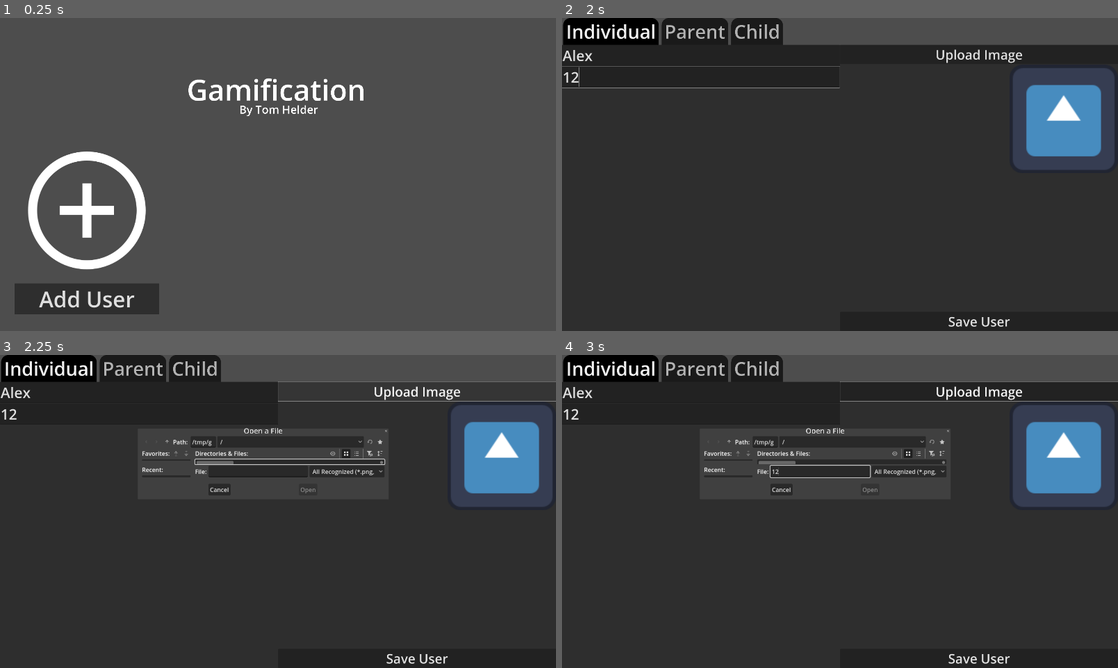
Above: before the commit, frames 1-4 (two rows, left to right).
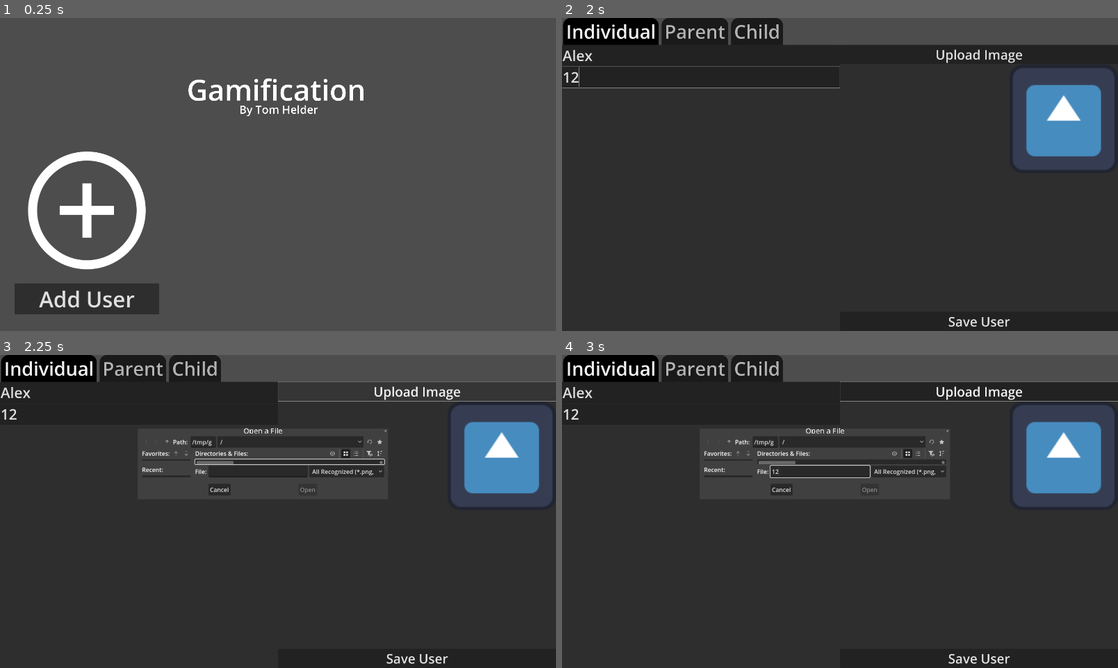
Above: after the commit, the same moments.

Repository: IamTomgamer/Gamification-V3
Game: Godot game, scene res://User Select.tscn
Two runs of this game, one before a commit and one after it. Both use one fixed random seed, a clock stepped at 60 frames per second and the inputs below. The engine's default icon, where the game draws it, is replaced by a stand-in: a white triangle on a blue panel in a dark square.
Inputs (mouse positions are in pixels of both pictures, inside the frame that each line leads up to):
- Up to frame 1 (0.25 s): no input
- Up to frame 2 (2 s): click "Add User" at 0.5 s; click (701, 55) at 1.27 s; type "Alex" at 1.35 s; click (701, 77) at 1.5 s; type "12" at 1.58 s
- Up to frame 3 (2.25 s): click "Upload Image" at 2 s
- Up to frame 4 (3 s): click (817, 470) at 2.77 s; type "12" at 2.85 s

Frames 1-2 are identical in both runs. In frame 3, 0.2% of the frame differs, in the area x 43-70%, y 23-45%; in frame 4, 0.2%.

Commit message:
0.0.4
added "Independant" Role to Info.json

Diff:
--- /dev/null
+++ b/App/IndependantUser.tscn
@@ -0,0 +1,9 @@
+[gd_scene format=3 uid="uid://bl4kgum5peduk"]
+
+[node name="Control" type="Control"]
+layout_mode = 3
+anchors_preset = 15
+anchor_right = 1.0
+anchor_bottom = 1.0
+grow_horizontal = 2
+grow_vertical = 2
--- /dev/null
+++ b/App/Themes/ImagePressed.tres
@@ -0,0 +1,4 @@
+[gd_resource type="StyleBoxFlat" format=3 uid="uid://cvuqs4yip3ffm"]
+
+[resource]
+bg_color = Color(0.6706895, 0.6706895, 0.6706895, 0.19607843)
--- /dev/null
+++ b/App/Themes/UserCard1.tres
@@ -0,0 +1,13 @@
+[gd_resource type="Theme" load_steps=4 format=3 uid="uid://8skpxi5tp1yj"]
+
+[ext_resource type="StyleBox" uid="uid://cvuqs4yip3ffm" path="res://Themes/ImagePressed.tres" id="1_jik73"]
+
+[sub_resource type="StyleBoxFlat" id="StyleBoxFlat_r00sy"]
+bg_color = Color(1, 1, 1, 0.19607843)
+
+[sub_resource type="StyleBoxEmpty" id="StyleBoxEmpty_4cjv2"]
+
+[resource]
+Button/styles/hover = SubResource("StyleBoxFlat_r00sy")
+Button/styles/normal = SubResource("StyleBoxEmpty_4cjv2")
+Button/styles/pressed = ExtResource("1_jik73")
--- /dev/null
+++ b/App/Themes/UserCreation/UserCard.tres
@@ -0,0 +1,3 @@
+[gd_resource type="Theme" format=3 uid="uid://hkl6nmby2y1s"]
+
+[resource]
--- a/App/UserCard.tscn
+++ b/App/UserCard.tscn
@@ -1,6 +1,7 @@
-[gd_scene load_steps=3 format=3 uid="uid://c7xghepq5xk2j"]
+[gd_scene load_steps=4 format=3 uid="uid://c7xghepq5xk2j"]
 
 [ext_resource type="Texture2D" uid="uid://cnrr2pp6dlcts" path="res://Users/Photos/Tom.jpeg" id="1_rlrma"]
+[ext_resource type="Theme" uid="uid://8skpxi5tp1yj" path="res://Themes/UserCard1.tres" id="2_bn6t7"]
 [ext_resource type="Theme" uid="uid://dgkufcixb7m6d" path="res://Themes/UserCard.tres" id="2_la8gt"]
 
 [node name="VBoxContainer" type="VBoxContainer"]
@@ -13,6 +14,12 @@
 texture = ExtResource("1_rlrma")
 expand_mode = 5
 
+[node name="ImageButton" type="Button" parent="ProfileImage"]
+layout_mode = 0
+offset_right = 1000.0
+offset_bottom = 1000.0
+theme = ExtResource("2_bn6t7")
+
 [node name="UserName" type="Button" parent="."]
 layout_mode = 2
 theme = ExtResource("2_la8gt")
--- a/App/user_creation.gd
+++ b/App/user_creation.gd
@@ -85,7 +85,8 @@
 func _create_user_files(user_name: String, age: String, user_path: String):
 	var info = {
 		"name": user_name,
-		"age": age
+		"age": age,
+		"role": "Independant"
 	}
 	var info_file = FileAccess.open(user_path + "/info.json", FileAccess.WRITE)
 	if info_file:
--- a/App/user_select.gd
+++ b/App/user_select.gd
@@ -2,66 +2,47 @@
 
 @onready var user_list = $UserScroll/UserList
 
-var users = []
+func _ready():
+	populate_user_cards()
 
 func populate_user_cards():
-	for user in users:
-		var card = preload("res://UserCard.tscn").instantiate()
-		card.get_node("ProfileImage").texture = load(user["image"])
-		card.get_node("UserName").text = user["name"]
-		user_list.add_child(card)
+	var base_path = "user://users"
+	var dir = DirAccess.open(base_path)
+	if dir:
+		dir.list_dir_begin()
+		var folder_name = dir.get_next()
+		while folder_name != "":
+			if dir.current_is_dir() and not folder_name.begins_with("."):
+				var user_path = base_path + "/" + folder_name
+				var info_path = user_path + "/info.json"
+				var pfp_path = user_path + "/pfp.png"
 
-	var add_card = preload("res://UserCard.tscn").instantiate()
-	add_card.get_node("ProfileImage").texture = load("res://Users/Photos/plus.png")
-	add_card.get_node("UserName").text = "Add User"
-	add_card.get_node("UserName").connect("pressed", Callable(self, "_on_add_user_pressed"))
-	user_list.add_child(add_card)
+				if FileAccess.file_exists(info_path):
+					var info_file = FileAccess.open(info_path, FileAccess.READ)
+					var info_data = JSON.parse_string(info_file.get_as_text())
+					info_file.close()
 
-func ensure_users_file_exists():
-	var path = "user://users.json"
-	if not FileAccess.file_exists(path):
-		var default_users = [
-			{
-				"name": "Tom",
-				"image": "res://Users/Photos/Tom.jpeg"
-			}
-		]
-		var file = FileAccess.open(path, FileAccess.WRITE)
-		if file:
-			file.store_string(JSON.stringify(default_users, "\t")) # Pretty format with tabs
-			file.close()
-			print("Created new users.json at", path)
-		else:
-			print("Failed to create users.json")
+					if typeof(info_data) == TYPE_DICTIONARY:
+						var card = preload("res://UserCard.tscn").instantiate()
+						card.get_node("UserName").text = info_data.get("name", folder_name)
+						if FileAccess.file_exists(pfp_path):
+							var image = Image.new()
+							if image.load(pfp_path) == OK:
+								var texture = ImageTexture.create_from_image(image)
+								card.get_node("ProfileImage").texture = texture
+						user_list.add_child(card)
+			folder_name = dir.get_next()
+		dir.list_dir_end()
 	else:
-		print("users.json already exists")
-
-func _ready():
-	ensure_users_file_exists()
-	var file = FileAccess.open("user://Users/users.json", FileAccess.READ)
-	if file:
-		var json_text = file.get_as_text()
-		var data = JSON.parse_string(json_text)
-		if typeof(data) == TYPE_ARRAY:
-			users = data
-		else:
-			print("Failed to parse JSON as array")
-	else:
-		print("Couldn't open users.json")
-
-	for user in users:
-		var card = preload("res://UserCard.tscn").instantiate()
-		card.get_node("ProfileImage").texture = user.image
-		card.get_node("UserName").text = user.name
-		user_list.add_child(card)
+		print("Could not open users directory")
 
 	# Add User card
 	var add_card = preload("res://UserCard.tscn").instantiate()
 	add_card.get_node("ProfileImage").texture = preload("res://Users/Photos/plus.png")
 	add_card.get_node("UserName").text = "Add User"
 	add_card.get_node("UserName").connect("pressed", Callable(self, "_on_add_user_pressed"))
+
 	user_list.add_child(add_card)
 
 func _on_add_user_pressed():
 	get_tree().change_scene_to_file("res://UserCreation.tscn")
-	# You can open a popup, show a form, or switch scenes here
